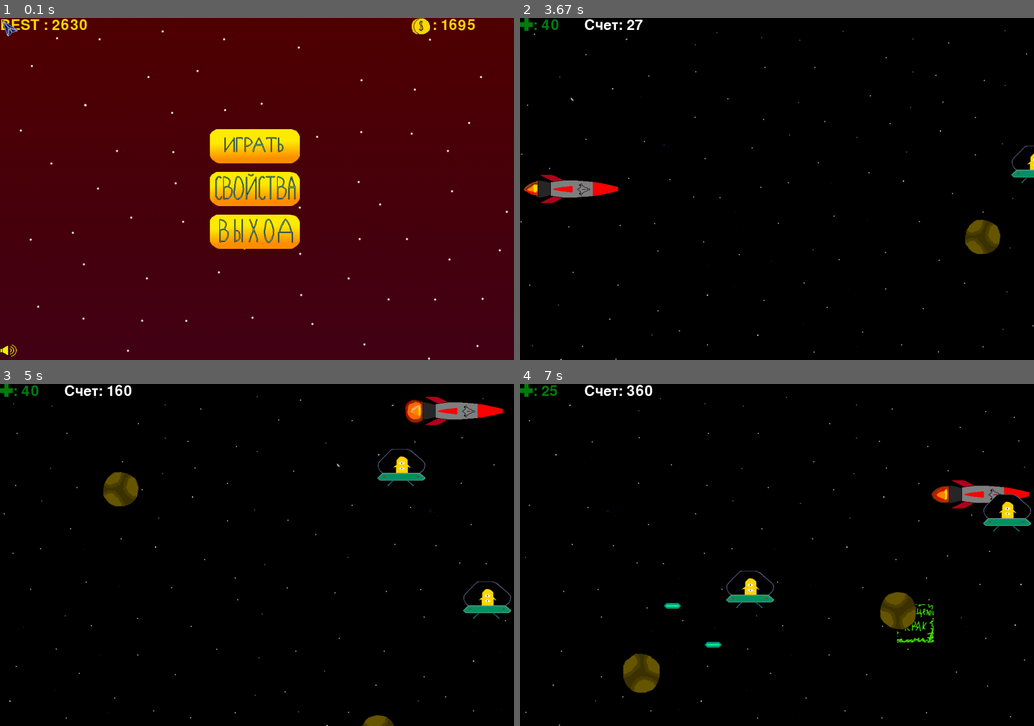
Above: before the commit, frames 1-4 (two rows, left to right).
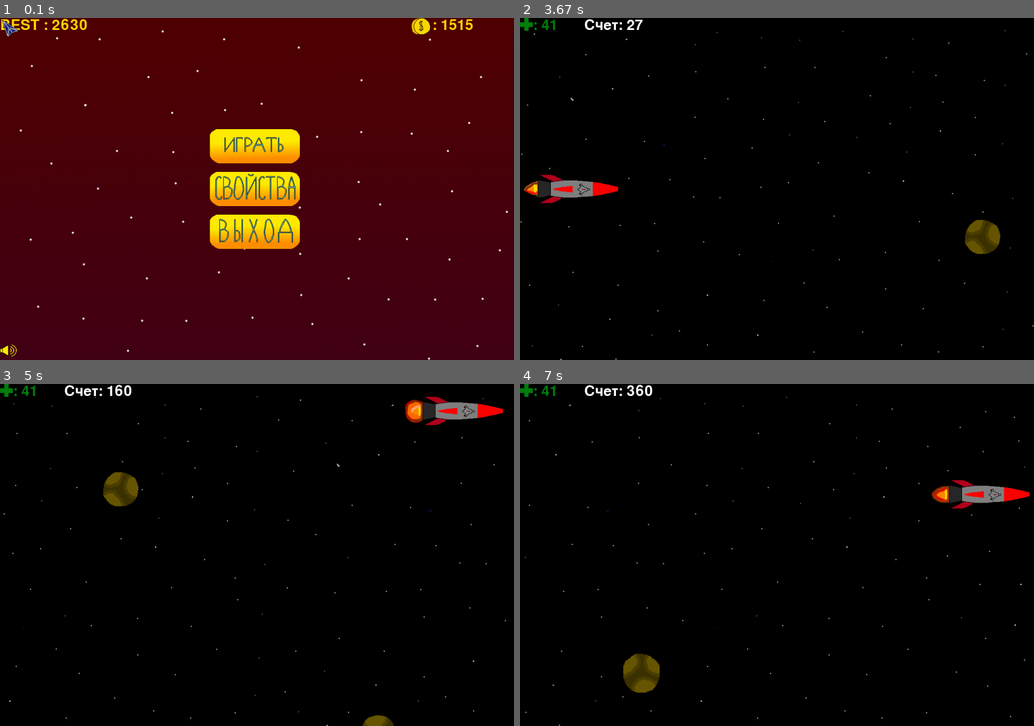
Above: after the commit, the same moments.

Repository: PismerovKir/YandexPygameProject
Game: pygame game, started from Тест прога.py
The game is run twice, just before and just after one commit, with the same random seed, the same clock (stepped at 60 frames per second) and the same inputs.
Inputs (mouse positions are in pixels of both pictures, inside the frame that each line leads up to):
- Up to frame 1 (0.1 s): no input
- Up to frame 2 (3.67 s): click (777, 147) at 0.38 s; hold Left from 3.35 s (still down)
- Up to frame 3 (5 s): release Left at 3.93 s; hold Up 3.97-4.33 s; hold Right from 4.37 s (still down)
- Up to frame 4 (7 s): release Right at 5 s; hold Down 5.03-5.4 s; hold Left 5.43-5.9 s; tap Space at 5.93, 6.33, 6.63, 6.83 s; hold Right 6.27-6.73 s; hold Up from 6.77 s (still down)

The runs differ from the first frame. In frame 1, less than 0.1% of the frame differs, in the area x 87-93%, y 0-4%; in frame 2, 0.2%; in frame 3, 0.8%; in frame 4, 1.9%, in the area x 4-100%, y 0-78%.

Commit message:
Метеор разлетается теперь

Diff:
--- a/data/gamedata.txt
+++ b/data/gamedata.txt
@@ -1,5 +1,5 @@
 2630
-1695
-35
+1515
+36
 13
 14
--- a/Тест прога.py
+++ b/Тест прога.py
@@ -238,7 +238,12 @@
     def __init__(self):
         pygame.sprite.Sprite.__init__(self)
         self.image = load_image(f'meteor{random.randint(1, 3)}.png')
-        self.bangimage = load_image('meteorBang.png')
+        self.bangimage1 = load_image('meteorBang1.png')
+        self.bangimage2 = load_image('meteorBang2.png')
+        self.bangimage3 = load_image('meteorBang3.png')
+        self.bangimage4 = load_image('meteorBang4.png')
+        self.bangimage5 = load_image('meteorBang5.png')
+
         self.rect = self.image.get_rect()
         self.rect.x = WIDTH
         self.rect.y = random.randrange(50, HEIGHT - self.rect.height - 50)
@@ -251,6 +256,14 @@
 
     def update(self):
         self.deathCounter -= 1
+        if self.deathCounter == 32:
+            self.image = self.bangimage2
+        if self.deathCounter == 24:
+            self.image = self.bangimage3
+        if self.deathCounter == 16:
+            self.image = self.bangimage4
+        if self.deathCounter == 8:
+            self.image = self.bangimage5
 
         self.rect.x -= self.speedx
         self.rect.y += self.speedy
@@ -259,8 +272,8 @@
             self.kill()
 
         if self.health < 1 and self.deathCounter < 0:
-            self.image = self.bangimage
-            self.deathCounter = 100
+            self.image = self.bangimage1
+            self.deathCounter = 40
 
 
 
@@ -682,10 +695,10 @@
             enemy.add(meteor)
             all_sprites.add(meteor)
 
-        if SCORE % 100 == 0:
-            alien = Alien()
-            enemy.add(alien)
-            all_sprites.add(alien)
+        # if SCORE % 100 == 0:
+        #     alien = Alien()
+        #     enemy.add(alien)
+        #     all_sprites.add(alien)
 
 
 
Binary file added: data/meteorbang1.png
Binary file added: data/meteorbang2.png
Binary file added: data/meteorbang3.png
Binary file added: data/meteorbang4.png
Binary file added: data/meteorbang5.png
Not shown, added: data/alienpew.wav
